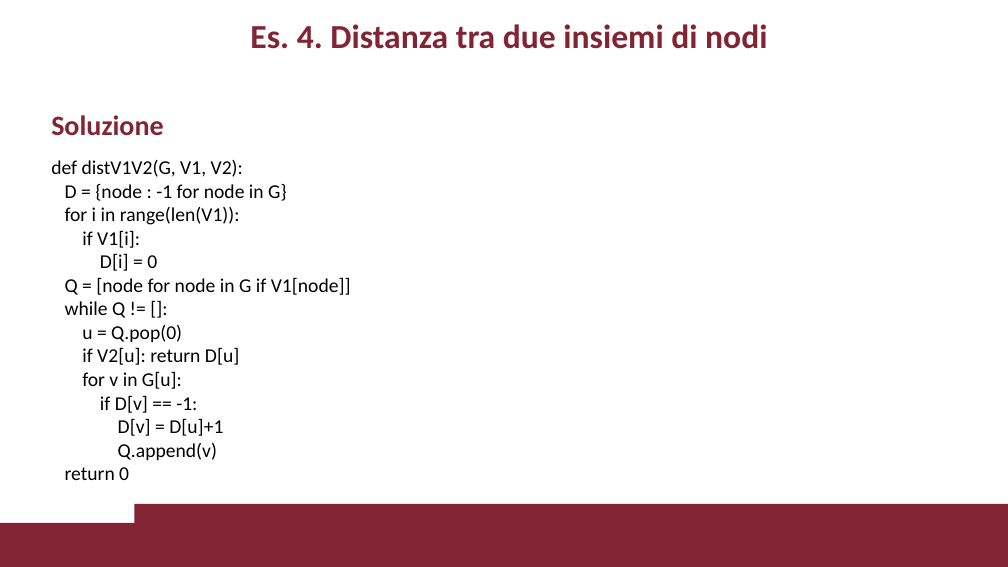
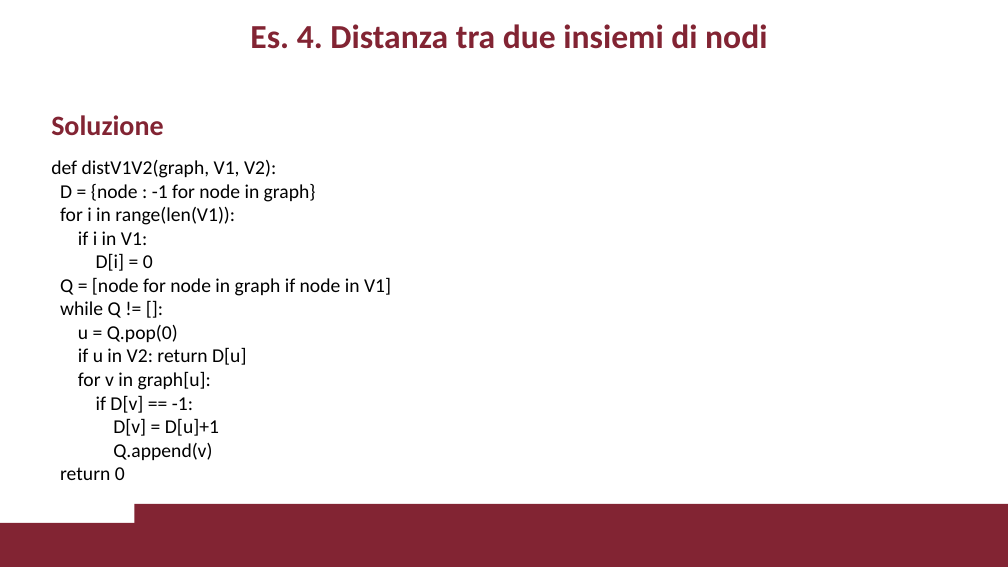
Before and after one commit to VincenzoImp/PDA, a slide deck: slide 12 of Esercitazione3/Esercitazione3.pptx. Drawn at 1008x567 pixels with LibreOffice and Linux fonts; fonts in the diff are those of the drawing; background and template pictures are left out. Boxes give left, top, right and bottom in pixels: in the first picture for what was removed or moved away, otherwise in the second. Text is boxed around its words. In the diff, an @@ line names an element or a change of style, - is before the commit and + after.

```diff
--- a/Esercitazione3/Esercitazione3.pptx
+++ b/Esercitazione3/Esercitazione3.pptx
@@ text at <box>51,160,316,202</box>: text changed @@
-def distV1V2(G, V1, V2):
-D = {node : -1 for node in G}
+def distV1V2(graph, V1, V2):
+D = {node : -1 for node in graph}
@@ text at <box>78,231,147,245</box>: text changed @@
-if V1[i]:
+if i in V1:
@@ text at <box>60,277,391,296</box>: text changed @@
-Q = [node for node in G if V1[node]]
+Q = [node for node in graph if node in V1]
@@ text at <box>78,347,246,390</box>: text changed @@
-if V2[u]: return D[u]
-for v in G[u]:
+if u in V2: return D[u]
+for v in graph[u]:
```
Also in this commit, not shown: 7 other slides changed, 4 slides added, 1 slide removed, 5 other files.
